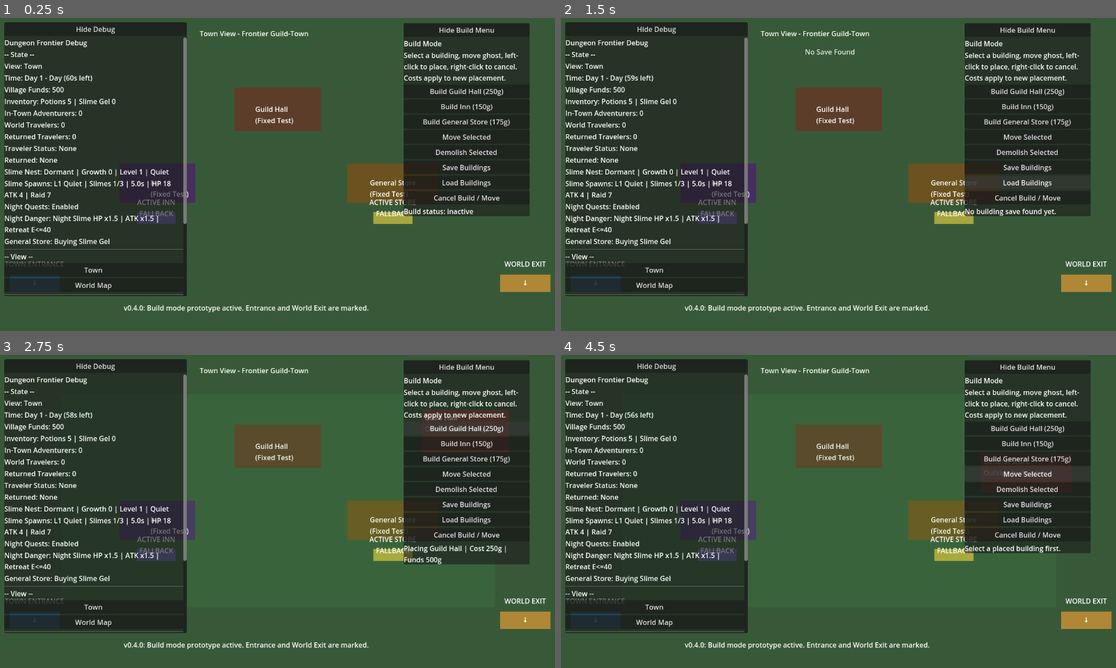
Above: before the commit, frames 1-4 (two rows, left to right).
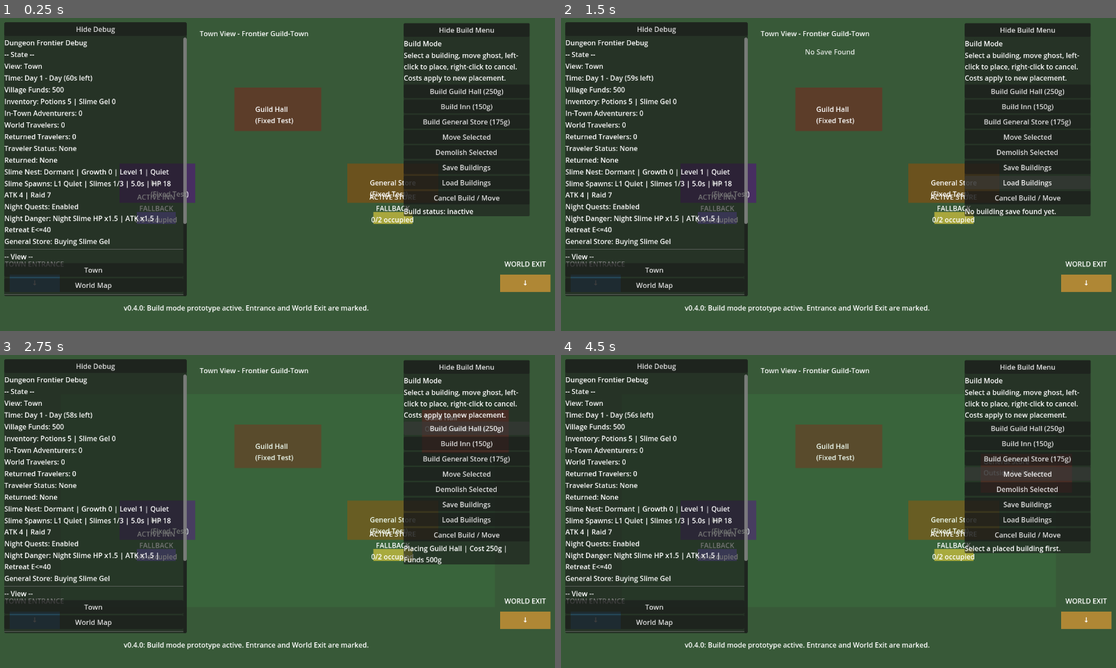
Above: after the commit, the same moments.

Repository: Caithis/AdventureVillage
Game: Godot game, scene res://scenes/main/Main.tscn
Two runs of this game, one before a commit and one after it. Both use one fixed random seed, a clock stepped at 60 frames per second and the inputs below.
Inputs:
- Up to frame 1 (0.25 s): no input
- Up to frame 2 (1.5 s): click "Demolish Selected" at 0.5 s; click "Load Buildings" at 1.25 s
- Up to frame 3 (2.75 s): click "Build Guild Hall (250g)" at 2 s
- Up to frame 4 (4.5 s): click "Build Inn (150g)" at 2.75 s; click "Build General Store (175g)" at 3.5 s; click "Move Selected" at 4.25 s

The runs differ from the first frame. In frame 1, 0.6% of the frame differs, in the area x 24-75%, y 56-66%; in frame 2, 0.6%; in frame 3, 0.5%; in frame 4, 0.6%.

Commit message:
feat: add v0.4.5 building capacity foundation
Signed-off-by: Caithis <Bircameron20@gmail.com>

Diff:
--- a/godot_project/scripts/adventurers/Adventurer.gd
+++ b/godot_project/scripts/adventurers/Adventurer.gd
@@ -51,7 +51,18 @@
     if Engine.is_editor_hint():
         return
 
+    var town_node := _get_town_node()
+    if town_node != null and town_node.has_method("release_all_building_capacity_for_adventurer"):
+        town_node.release_all_building_capacity_for_adventurer(self)
+
     GameState.unregister_adventurer(self)
+
+func _get_town_node() -> Node:
+    var container := get_parent()
+    if container == null:
+        return null
+
+    return container.get_parent()
 
 func setup_placeholder(new_display_name: String, new_class_id: String, new_level: int) -> void:
     display_name = new_display_name
--- a/godot_project/scripts/adventurers/AdventurerAI.gd
+++ b/godot_project/scripts/adventurers/AdventurerAI.gd
@@ -15,6 +15,7 @@
 var inn_rest_seconds: float = 2.0
 var inn_result_wait_seconds: float = 1.0
 var night_sleep_seconds: float = 2.0
+var capacity_retry_wait_seconds: float = 0.75
 
 @onready var adventurer: Adventurer = get_parent() as Adventurer
 
@@ -31,6 +32,8 @@
             _state_enter_town()
         "GoToGeneralStore":
             _state_go_to_general_store()
+        "WaitForGeneralStoreCapacity":
+            _state_wait_for_general_store_capacity(delta)
         "BuySmallPotion":
             _state_buy_small_potion()
         "BoughtPotion", "SkipPurchaseNoStock", "SkipPurchaseNoGold", "SkipPurchaseAlreadyHasPotion", "SkipPurchaseFailed":
@@ -43,6 +46,8 @@
             _state_returned_to_town()
         "GoToGeneralStoreToSell":
             _state_go_to_general_store_to_sell()
+        "WaitForGeneralStoreSellCapacity":
+            _state_wait_for_general_store_sell_capacity(delta)
         "SellSlimeGel":
             _state_sell_slime_gel()
         "SoldLoot":
@@ -55,12 +60,16 @@
             _state_check_recovery_need()
         "GoToInn":
             _state_go_to_inn()
+        "WaitForInnCapacity":
+            _state_wait_for_inn_capacity(delta)
         "RestAtInn":
             _state_rest_at_inn(delta)
         "RestedAtInn", "SkipInnRest":
             _state_inn_result(delta)
         "GoToInnForNight":
             _state_go_to_inn_for_night()
+        "WaitForNightInnCapacity":
+            _state_wait_for_night_inn_capacity(delta)
         "SleepAtInn":
             _state_sleep_at_inn(delta)
         "SleptAtInn":
@@ -99,6 +108,11 @@
         "GoToGeneralStore":
             if adventurer != null:
                 adventurer.set_move_target(general_store_position)
+        "WaitForGeneralStoreCapacity":
+            wait_timer = capacity_retry_wait_seconds
+            if adventurer != null:
+                adventurer.clear_move_target()
+                adventurer.set_purchase_message("General Store full. Waiting.")
         "BuySmallPotion":
             if adventurer != null:
                 adventurer.clear_move_target()
@@ -116,6 +130,11 @@
         "GoToGeneralStoreToSell":
             if adventurer != null:
                 adventurer.set_move_target(general_store_position)
+        "WaitForGeneralStoreSellCapacity":
+            wait_timer = capacity_retry_wait_seconds
+            if adventurer != null:
+                adventurer.clear_move_target()
+                adventurer.set_purchase_message("Store full. Waiting to sell.")
         "SellSlimeGel":
             if adventurer != null:
                 adventurer.clear_move_target()
@@ -129,6 +148,11 @@
         "GoToInn":
             if adventurer != null:
                 adventurer.set_move_target(inn_position)
+        "WaitForInnCapacity":
+            wait_timer = capacity_retry_wait_seconds
+            if adventurer != null:
+                adventurer.clear_move_target()
+                adventurer.set_purchase_message("Inn full. Waiting.")
         "RestAtInn":
             wait_timer = inn_rest_seconds
             if adventurer != null:
@@ -141,6 +165,11 @@
             if adventurer != null:
                 adventurer.set_purchase_message("Night. Going to Inn.")
                 adventurer.set_move_target(inn_position)
+        "WaitForNightInnCapacity":
+            wait_timer = capacity_retry_wait_seconds
+            if adventurer != null:
+                adventurer.clear_move_target()
+                adventurer.set_purchase_message("Inn full. Waiting for bed.")
         "SleepAtInn":
             wait_timer = night_sleep_seconds
             if adventurer != null:
@@ -172,6 +201,31 @@
 
 func get_state() -> String:
     return current_state
+
+
+func _get_town_node() -> Node:
+    if adventurer == null:
+        return null
+
+    var container := adventurer.get_parent()
+    if container == null:
+        return null
+
+    return container.get_parent()
+
+func _request_building_capacity(building_type: String) -> bool:
+    var town_node := _get_town_node()
+    if town_node == null or not town_node.has_method("request_building_capacity"):
+        return true
+
+    return town_node.request_building_capacity(building_type, adventurer)
+
+func _release_building_capacity(building_type: String) -> void:
+    var town_node := _get_town_node()
+    if town_node == null or not town_node.has_method("release_building_capacity"):
+        return
+
+    town_node.release_building_capacity(building_type, adventurer)
 
 func _should_interrupt_for_night_sleep() -> bool:
     if adventurer == null:
@@ -194,7 +248,20 @@
 
 func _state_go_to_general_store() -> void:
     if adventurer != null and not adventurer.has_target and adventurer.has_reached_target():
+        if _request_building_capacity("general_store"):
+            set_state("BuySmallPotion")
+        else:
+            set_state("WaitForGeneralStoreCapacity")
+
+func _state_wait_for_general_store_capacity(delta: float) -> void:
+    wait_timer -= delta
+    if wait_timer > 0.0:
+        return
+
+    if _request_building_capacity("general_store"):
         set_state("BuySmallPotion")
+    else:
+        set_state("WaitForGeneralStoreCapacity")
 
 func _state_buy_small_potion() -> void:
     if adventurer == null or not adventurer.has_method("try_buy_small_potion"):
@@ -216,6 +283,7 @@
 func _state_purchase_result(delta: float) -> void:
     wait_timer -= delta
     if wait_timer <= 0.0:
+        _release_building_capacity("general_store")
         set_state("GoToExit")
 
 func _state_go_to_exit() -> void:
@@ -232,7 +300,20 @@
 
 func _state_go_to_general_store_to_sell() -> void:
     if adventurer != null and not adventurer.has_target and adventurer.has_reached_target():
+        if _request_building_capacity("general_store"):
+            set_state("SellSlimeGel")
+        else:
+            set_state("WaitForGeneralStoreSellCapacity")
+
+func _state_wait_for_general_store_sell_capacity(delta: float) -> void:
+    wait_timer -= delta
+    if wait_timer > 0.0:
+        return
+
+    if _request_building_capacity("general_store"):
         set_state("SellSlimeGel")
+    else:
+        set_state("WaitForGeneralStoreSellCapacity")
 
 func _state_sell_slime_gel() -> void:
     if adventurer == null or not adventurer.has_method("try_sell_slime_gel"):
@@ -250,16 +331,19 @@
 func _state_sold_loot(delta: float) -> void:
     wait_timer -= delta
     if wait_timer <= 0.0:
+        _release_building_capacity("general_store")
         set_state("CheckRecoveryNeed")
 
 func _state_no_loot_to_sell(delta: float) -> void:
     wait_timer -= delta
     if wait_timer <= 0.0:
+        _release_building_capacity("general_store")
         set_state("CheckRecoveryNeed")
 
 func _state_sale_blocked(delta: float) -> void:
     wait_timer -= delta
     if wait_timer <= 0.0:
+        _release_building_capacity("general_store")
         set_state("CheckRecoveryNeed")
 
 func _state_check_recovery_need() -> void:
@@ -280,13 +364,27 @@
 
 func _state_go_to_inn() -> void:
     if adventurer != null and not adventurer.has_target and adventurer.has_reached_target():
+        if _request_building_capacity("inn"):
+            set_state("RestAtInn")
+        else:
+            set_state("WaitForInnCapacity")
+
+func _state_wait_for_inn_capacity(delta: float) -> void:
+    wait_timer -= delta
+    if wait_timer > 0.0:
+        return
+
+    if _request_building_capacity("inn"):
         set_state("RestAtInn")
+    else:
+        set_state("WaitForInnCapacity")
 
 func _state_rest_at_inn(delta: float) -> void:
     wait_timer -= delta
     if wait_timer <= 0.0:
         if adventurer != null and adventurer.has_method("rest_at_inn"):
             adventurer.rest_at_inn()
+        _release_building_capacity("inn")
         set_state("RestedAtInn")
 
 func _state_inn_result(delta: float) -> void:
@@ -296,7 +394,20 @@
 
 func _state_go_to_inn_for_night() -> void:
     if adventurer != null and not adventurer.has_target and adventurer.has_reached_target():
+        if _request_building_capacity("inn"):
+            set_state("SleepAtInn")
+        else:
+            set_state("WaitForNightInnCapacity")
+
+func _state_wait_for_night_inn_capacity(delta: float) -> void:
+    wait_timer -= delta
+    if wait_timer > 0.0:
+        return
+
+    if _request_building_capacity("inn"):
         set_state("SleepAtInn")
+    else:
+        set_state("WaitForNightInnCapacity")
 
 func _state_sleep_at_inn(delta: float) -> void:
     wait_timer -= delta
@@ -313,6 +424,7 @@
         if adventurer != null and adventurer.has_method("set_purchase_message"):
             adventurer.set_purchase_message("Sleeping until Day")
         return
+    _release_building_capacity("inn")
     set_state("PrepareNextTrip")
 
 func _state_prepare_next_trip(delta: float) -> void:
--- a/godot_project/scripts/town/Town.gd
+++ b/godot_project/scripts/town/Town.gd
@@ -18,6 +18,11 @@
 const DEMOLISH_REFUND_RATIO := 0.50
 const BUILDING_SAVE_PATH := "user://placed_buildings.json"
 const BUILDING_SAVE_VERSION := 1
+
+const BUILDING_CAPACITY := {
+	"general_store": 2,
+	"inn": 5,
+}
 
 @onready var buildings_container: Node2D = $Buildings
 @onready var adventurers_container: Node2D = $Adventurers
@@ -51,6 +56,11 @@
 var active_store_route_visual: Node2D = null
 var active_inn_route_visual: Node2D = null
 
+var building_occupants: Dictionary = {
+	"general_store": [],
+	"inn": [],
+}
+
 func _ready() -> void:
 	print("Town scene loaded.")
 	fallback_general_store_position = general_store_point.global_position
@@ -574,8 +584,11 @@
 	var building_to_remove := selected_building
 
 	clear_selected_building()
+
+	if building_to_remove.get_parent() != null:
+		building_to_remove.get_parent().remove_child(building_to_remove)
+
 	building_to_remove.queue_free()
-	await get_tree().process_frame
 	_refresh_dynamic_route_markers()
 	save_placed_buildings_to_file(false)
 
@@ -744,6 +757,7 @@
 	var placed_buildings_data: Array = save_data.get("placed_buildings", [])
 
 	clear_selected_building()
+	_reset_building_capacity()
 	_remove_all_placed_buildings()
 
 	for building_data in placed_buildings_data:
@@ -789,6 +803,70 @@
 	if building != null:
 		building.set_meta("original_cost", int(building_data.get("original_cost", get_building_cost(building_type))))
 
+
+func request_building_capacity(building_type: String, adventurer: Node) -> bool:
+	if adventurer == null:
+		return false
+
+	_cleanup_building_occupants(building_type)
+
+	var occupants: Array = building_occupants.get(building_type, [])
+
+	if occupants.has(adventurer):
+		return true
+
+	if occupants.size() >= get_building_capacity(building_type):
+		_update_active_route_visuals()
+		return false
+
+	occupants.append(adventurer)
+	building_occupants[building_type] = occupants
+	_update_active_route_visuals()
+	return true
+
+func release_building_capacity(building_type: String, adventurer: Node) -> void:
+	if adventurer == null:
+		return
+
+	var occupants: Array = building_occupants.get(building_type, [])
+	if occupants.has(adventurer):
+		occupants.erase(adventurer)
+		building_occupants[building_type] = occupants
+		_update_active_route_visuals()
+
+func release_all_building_capacity_for_adventurer(adventurer: Node) -> void:
+	release_building_capacity("general_store", adventurer)
+	release_building_capacity("inn", adventurer)
+
+func get_building_capacity(building_type: String) -> int:
+	return int(BUILDING_CAPACITY.get(building_type, 1))
+
+func get_building_occupancy_count(building_type: String) -> int:
+	_cleanup_building_occupants(building_type)
+	var occupants: Array = building_occupants.get(building_type, [])
+	return occupants.size()
+
+func get_building_capacity_summary(building_type: String) -> String:
+	return "%d/%d occupied" % [
+		get_building_occupancy_count(building_type),
+		get_building_capacity(building_type)
+	]
+
+func _cleanup_building_occupants(building_type: String) -> void:
+	var occupants: Array = building_occupants.get(building_type, [])
+	var valid_occupants: Array = []
+
+	for occupant in occupants:
+		if is_instance_valid(occupant):
+			valid_occupants.append(occupant)
+
+	building_occupants[building_type] = valid_occupants
+
+func _reset_building_capacity() -> void:
+	building_occupants["general_store"] = []
+	building_occupants["inn"] = []
+	_update_active_route_visuals()
+
 func _get_primary_placed_building(building_type: String) -> ColorRect:
 	var chosen_building: ColorRect = null
 
@@ -844,8 +922,8 @@
 	var label := Label.new()
 	label.name = "RouteLabel"
 	label.mouse_filter = Control.MOUSE_FILTER_IGNORE
-	label.position = Vector2(-95, -48)
-	label.size = Vector2(190, 42)
+	label.position = Vector2(-95, -60)
+	label.size = Vector2(190, 58)
 	label.horizontal_alignment = HORIZONTAL_ALIGNMENT_CENTER
 	label.text = label_text
 	route_root.add_child(label)
@@ -858,14 +936,14 @@
 		var store_label := active_store_route_visual.get_node_or_null("RouteLabel") as Label
 		if store_label != null:
 			var source_text := "PLACED" if _is_route_using_placed_building("general_store") else "FALLBACK"
-			store_label.text = "ACTIVE STORE\n%s" % source_text
+			store_label.text = "ACTIVE STORE\n%s\n%s" % [source_text, get_building_capacity_summary("general_store")]
 
 	if active_inn_route_visual != null:
 		active_inn_route_visual.global_position = inn_point.global_position
 		var inn_label := active_inn_route_visual.get_node_or_null("RouteLabel") as Label
 		if inn_label != null:
 			var source_text := "PLACED" if _is_route_using_placed_building("inn") else "FALLBACK"
-			inn_label.text = "ACTIVE INN\n%s" % source_text
+			inn_label.text = "ACTIVE INN\n%s\n%s" % [source_text, get_building_capacity_summary("inn")]
 
 func _get_building_size(building_type: String) -> Vector2:
 	match building_type:
Not shown, changed: README.md
Not shown, added: docs/BuildingCapacityNotes.md
Not shown, changed: docs/Changelog.md
Not shown, changed: docs/DevelopmentStatus.md
Not shown, added: docs/Hotfix_v0_4_4_DemolishSave.md
Not shown, added: docs/Hotfix_v0_4_5_1.md
Not shown, changed: docs/KnownIssues.md
Not shown, changed: docs/ProjectState.md
Not shown, added: docs/TestChecklist_v0_4_5.md
Not shown, added: docs/TestChecklist_v0_4_5_hotfix1.md
